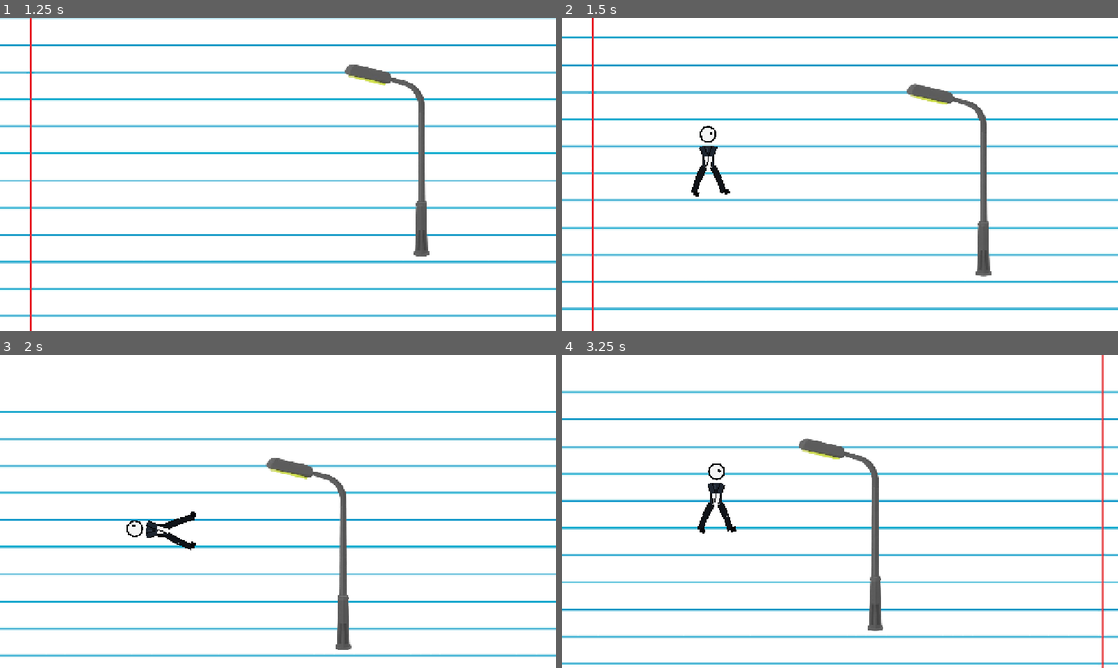
Above: before the commit, frames 1-4 (two rows, left to right).
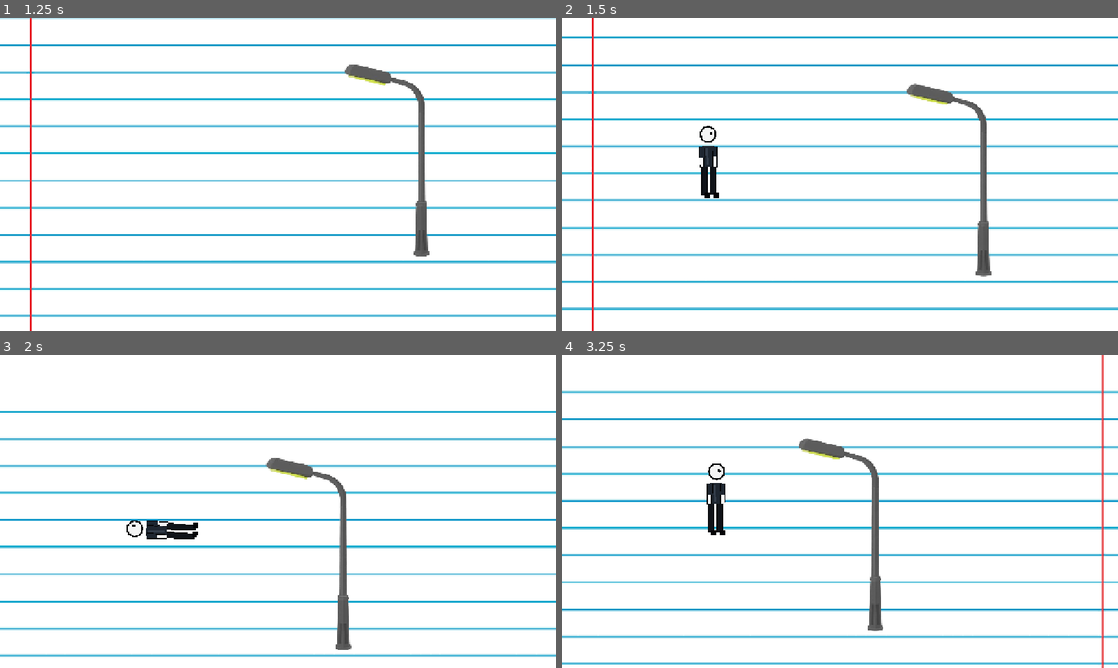
Above: after the commit, the same moments.

Repository: zamuuk13-sketch/TRY-HACKING-ME-NEW-
Game: Godot game, scene res://scenes/main.tscn
Two runs of this game, one before a commit and one after it. Both use one fixed random seed, a clock stepped at 60 frames per second and the inputs below.
Inputs:
- Up to frame 1 (1.25 s): hold D (move_right) from 0.53 s (still down); hold C (crouch) from 0.53 s (still down); tap Space (jump) at 0.77, 0.8, 1.07 s
- Up to frame 2 (1.5 s): keep holding D (move_right); tap Enter at 1.25 s; release C (crouch) at 1.28 s; tap Space (jump) at 1.35 s
- Up to frame 3 (2 s): keep holding D (move_right); tap Space (jump) at 1.52, 1.82 s; tap C (crouch) at 1.55 s
- Up to frame 4 (3.25 s): release D (move_right) at 2.03 s; hold A (move_left) 2.03-2.78 s; hold C (crouch) 2.03-2.78 s; tap Space (jump) at 2.3, 3.02 s; hold D (move_right) from 2.78 s (still down); tap Shift at 2.85 s; tap C (crouch) at 3.05 s

Frame 1 is identical in both runs. In frame 2, 0.5% of the frame differs, in the area x 23-31%, y 40-58%; in frame 3, 0.5%; in frame 4, 0.5%, in the area x 24-32%, y 40-58%.

Commit message:
Reset rig pose when leaving walk cycle

Diff:
--- a/scripts/player_controller.gd
+++ b/scripts/player_controller.gd
@@ -87,18 +87,19 @@
 func _play_state(state: String) -> void:
 	animation_state = state
 
-	# The run resource previously contained only a scale track. That track fought
-	# with the facing code and made sprinting look frozen. Run now uses the same
-	# authored walk animation at a higher speed.
+	# Sprint uses the authored walk cycle at a higher playback speed. The old
+	# run animation only keyed VisualRoot.scale and could overwrite facing.
 	var clip := "walk" if state == "run" else state
 	if not animation_player.has_animation(clip):
 		clip = "idle"
 
-	# Stop the previous clip before switching. This prevents an old pose from
-	# surviving when entering a state whose animation does not key every limb.
 	animation_player.stop()
-	if state == "idle":
+
+	# Only walk/run key every limb. Reset first when entering idle, jump, fall,
+	# or crouch so a previous walk pose can never remain stuck on the character.
+	if clip != "walk":
 		_reset_pose()
+
 	animation_player.play(clip, 0.10 if state != "idle" else 0.16)
 	animation_player.speed_scale = 1.0
 	if state == "walk":
